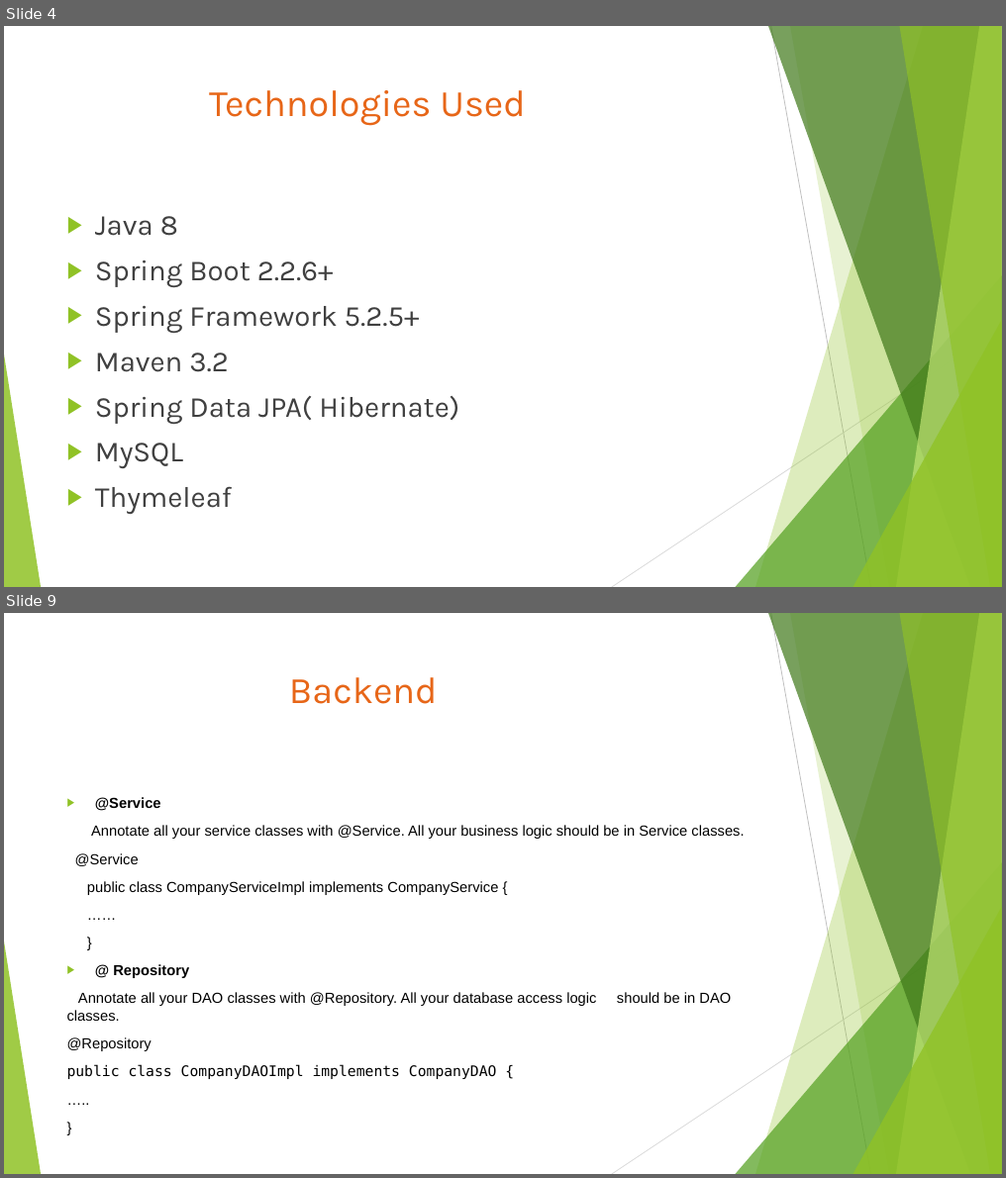
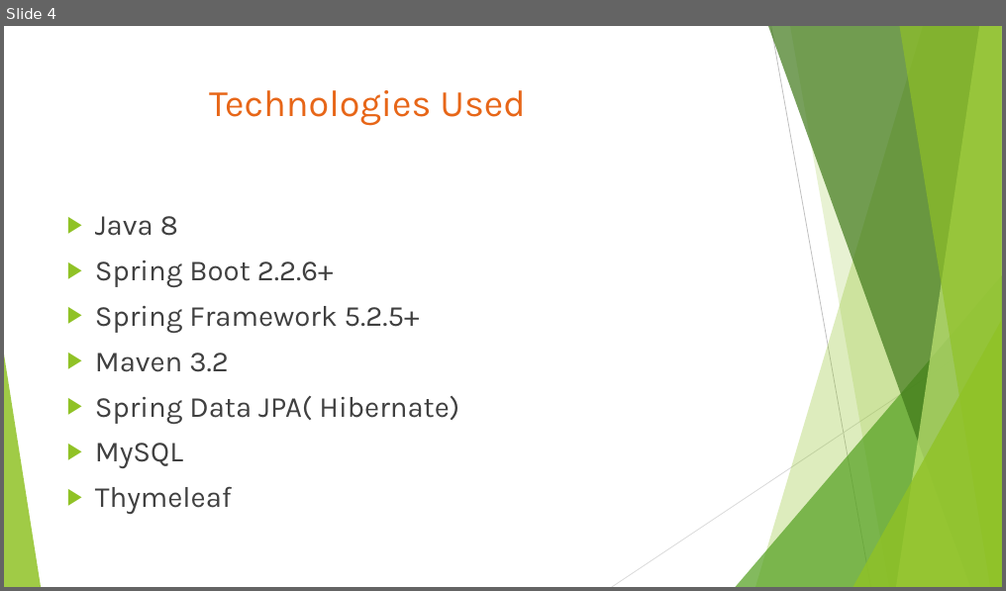
Before and after one commit to mohanabalaji/College_Management_System, a slide deck: PROJECT WORK PRESENTATION.pptx. Shown one above the other, each under a label of ours: slides 4 and 9 before the commit, slide 4 after it; the slides between them are not shown. The pictures are 1006x1178 and 1006x591 pixels, drawn with LibreOffice and Linux fonts; fonts in the diff are those of the drawing. Boxes give left, top, right and bottom in pixels: in the first picture for what was removed or moved away, otherwise in the second. Text is boxed around its words. In the diff, an @@ line names an element or a change of style, - is before the commit and + after.

```diff
--- a/PROJECT WORK PRESENTATION.pptx
+++ b/PROJECT WORK PRESENTATION.pptx
@@ slide 9 removed at <box>4,613,1002,1174</box>, background #FFFFFF; not listed: 10 template elements that a slide beside it also shows @@
@@ rectangle removed at <box>4,617,19,647</box> @@
@@ title removed at <box>289,677,438,704</box> @@
-Backend
@@ text removed at <box>67,797,744,1079</box> @@
-▶ @Service
-Annotate all your service classes with @Service. All your business logic should be in Service classes.
-@Service
-public class CompanyServiceImpl implements CompanyService {
-……
-}
-▶ @ Repository
-Annotate all your DAO classes with @Repository. All your database access logic should be in DAO classes.
-@Repository
-public class CompanyDAOImpl implements CompanyDAO {
-…..
-}
```
Also in this commit, not shown: 5 slides changed, 5 slides added, 2 other slides removed.
